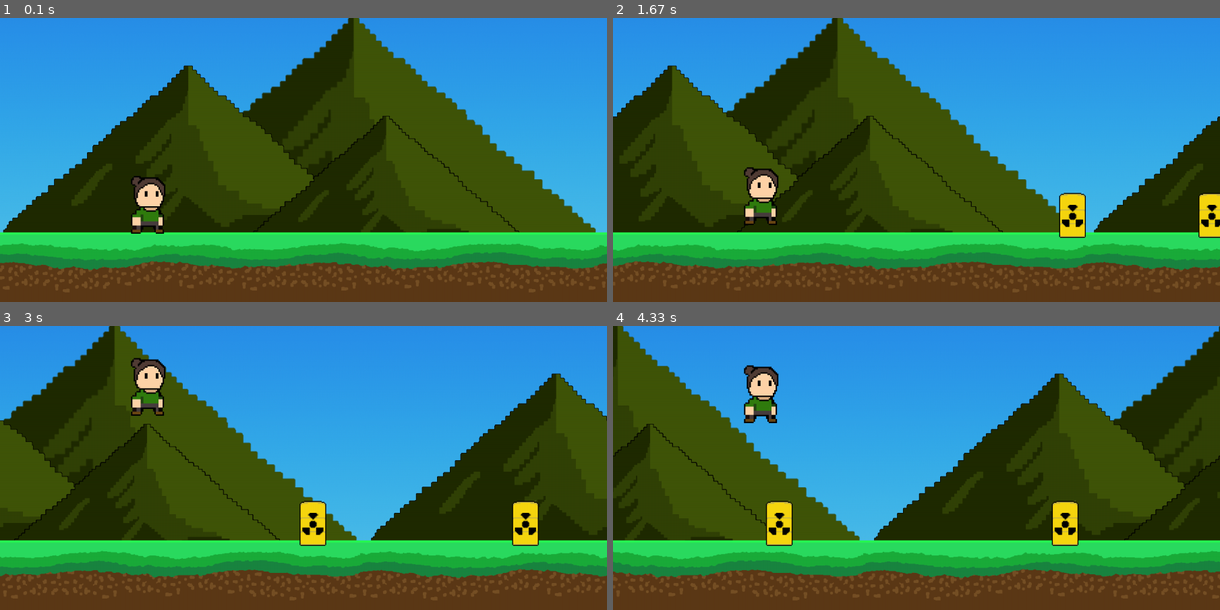
Above: before the commit, frames 1-4 (two rows, left to right).
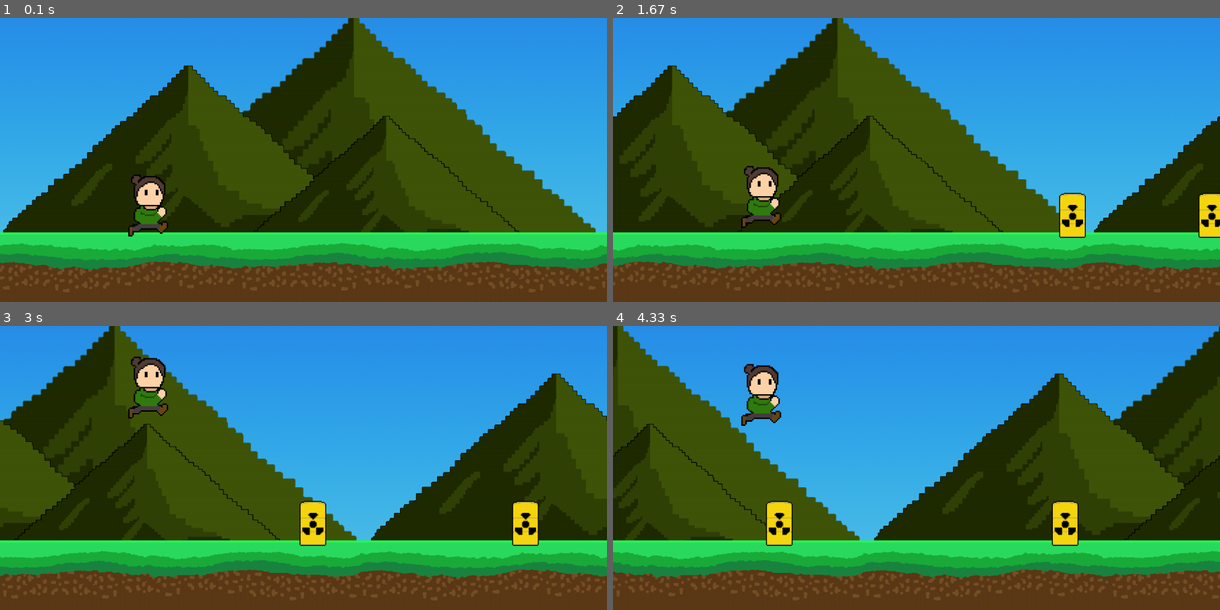
Above: after the commit, the same moments.

Repository: andrebrito16/sergios-adventure
Game: pygame game, started from game.py
Same seed, same stepped clock (60 frames per second), same inputs: the game is played once before the commit and once after it.
Inputs:
- Up to frame 1 (0.1 s): no input
- Up to frame 2 (1.67 s): tap Space at 0.33, 0.73, 1.03, 1.23, 1.57 s
- Up to frame 3 (3 s): tap Space at 1.87, 2.07, 2.37, 2.63 s
- Up to frame 4 (4.33 s): tap Space at 3.4, 3.8, 4.1 s

The runs differ from the first frame. In frame 1, 0.5% of the frame differs, in the area x 21-28%, y 55-77%; in frame 2, 0.5%; in frame 3, 0.5%; in frame 4, 0.6%, in the area x 21-28%, y 13-36%.

Commit message:
added animation to player

Diff:
--- a/src/assets/assets.py
+++ b/src/assets/assets.py
@@ -6,9 +6,17 @@
 
 def load_assets():
     assets = {}
-    player = pygame.image.load('src/assets/images/sergio.png').convert_alpha()
+    player_anim = []
+    for i in range(4):
+        filename = f'src/assets/images/sergio{i}.png'
+        image = pygame.image.load(filename).convert_alpha()
+        image = pygame.transform.scale(image, (150, 150))
+        player_anim.append(image)
+    assets['player'] = player_anim
+
+    # player = pygame.image.load('src/assets/images/sergio.png').convert_alpha()
     assets['background'] = pygame.image.load('src/assets/images/background.png').convert()
-    assets['player'] = pygame.transform.scale(player, (150, 150))
+    # assets['player'] = pygame.transform.scale(player, (150, 150))
     barrel = pygame.image.load('src/assets/images/barril.png').convert_alpha()
     assets['barrel'] = pygame.transform.scale(barrel, (100, 100))
     return assets
--- a/src/screens/TelaJogo.py
+++ b/src/screens/TelaJogo.py
@@ -14,6 +14,8 @@
 
 pygame.init()
 TELA = pygame.display.set_mode((WIDTH, HEIGHT))
+
+
 
 class Barrel(pygame.sprite.Sprite):
     def __init__(self, assets):
@@ -43,16 +45,37 @@
     def __init__(self, assets, posx):
         pygame.sprite.Sprite.__init__(self)
 
-        self.image = assets['player']
+        self.player = assets['player']
+        self.frame = 0
+        self.image = self.player[self.frame]
         self.mask = pygame.mask.from_surface(self.image)
         self.rect = self.image.get_rect()
         self.rect.centery = 429
         self.rect.x = posx
         self.state = STILL
+        self.last_update = pygame.time.get_ticks()
+        self.frame_ticks = 50
         self.speedy = 0
 
     # Método update
     def update(self):
+        now = pygame.time.get_ticks()
+        elapsed_ticks = now - self.last_update
+        if elapsed_ticks > self.frame_ticks:
+            # Marca o tick da nova imagem.
+            self.last_update = now
+            # Avança um quadro.
+            self.frame += 1
+
+            if self.frame == len(self.player):
+                self.frame = 0
+            else:
+                center = self.rect.center
+                self.image = self.player[self.frame]
+                self.mask = pygame.mask.from_surface(self.image)
+                self.rect = self.image.get_rect()
+                self.rect.center = center
+
         self.speedy += GRAVITY
 
         if self.speedy > 0:
Binary file added: src/assets/images/sergio3.png
